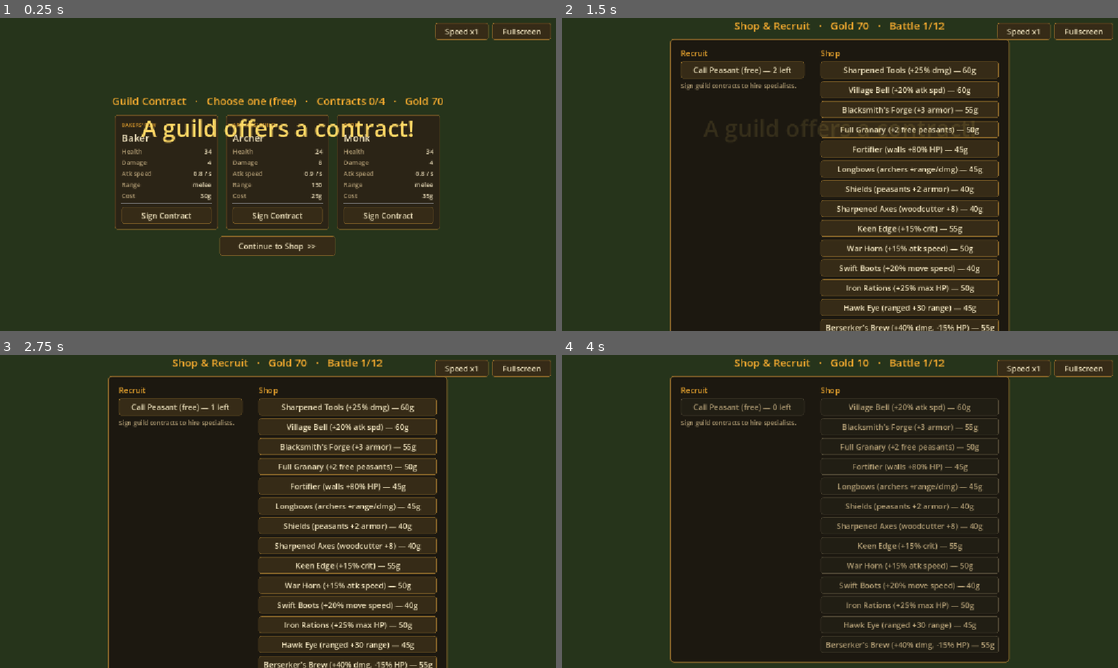
Above: before the commit, frames 1-4 (two rows, left to right).
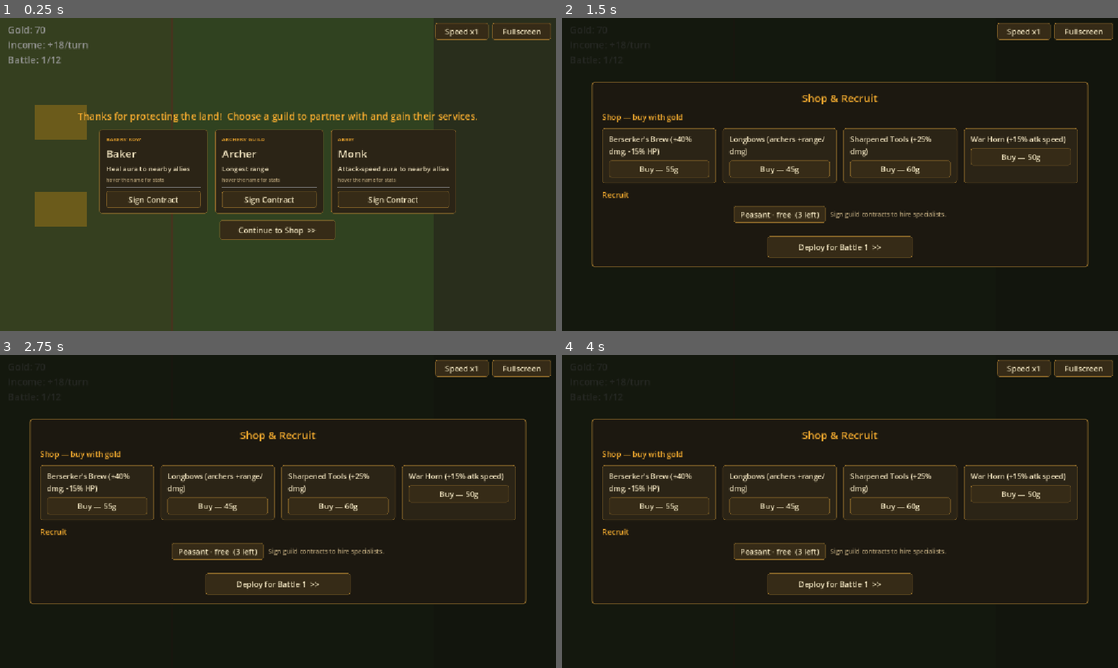
Above: after the commit, the same moments.

Repository: Jazzboy2567/protect-your-plot
Game: Godot game, scene res://Main.tscn
Same seed, same stepped clock (60 frames per second), same inputs: the game is played once before the commit and once after it.
Inputs (mouse positions are in pixels of both pictures, inside the frame that each line leads up to):
- Up to frame 1 (0.25 s): no input
- Up to frame 2 (1.5 s): click "Continue to Shop >>" at 0.5 s; click (739, 71) at 1.25 s, where only the run before the commit has a clickable "Call Peasant (free) — 3 left"
- Up to frame 3 (2.75 s): click (177, 408) at 2 s, where only the run before the commit has a clickable "Call Peasant (free) — 2 left"
- Up to frame 4 (4 s): click (739, 408) at 2.75 s, where only the run before the commit has a clickable "Call Peasant (free) — 1 left"; click (912, 408) at 3.5 s, where only the run before the commit has a clickable "Sharpened Tools (+25% dmg) — …"

The runs differ from the first frame. In frame 1, 13% of the frame differs, in the area x 1-86%, y 0-100%; in frame 2, 64%, in the area x 0-100%, y 0-100%; in frame 3, 64%; in frame 4, 50%.

Commit message:
Refine guild cards + fix Shop modal (reachable Deploy, relic cards)
Guild page:
- Permanent flavor header ("Thanks for protecting the land! ...") instead
  of the quick banner; gold now shown in the top-left HUD (removed from
  header); field stays faintly visible behind a lighter backdrop
- Cards simplified to guild + unit name + specialty; hover the unit name
  for its full stats (tooltip)

Shop + Recruit:
- FIX: relics were a 13-tall list that pushed Deploy off-screen. Now the
  merchant offers a few relic CARDS (shop_offer), with Recruit below and
  a always-visible Deploy — solid dark overlay
- Whole thing sits in one centered styled panel

Validated headless (no errors).

Co-Authored-By: Claude Opus 4.8 <noreply@anthropic.com>

Diff:
--- a/scripts/Main.gd
+++ b/scripts/Main.gd
@@ -20,6 +20,12 @@
 	"archer": "Archers' Guild", "woodcutter": "Woodsmen", "hunter": "Hunters' Lodge",
 	"herbalist": "Apothecary", "fisherman": "Wharf", "torchbearer": "Wharf",
 	"baker": "Bakers' Row", "monk": "Abbey",
+}
+const SPECIALTY := {
+	"archer": "Longest range", "woodcutter": "Pierces armor",
+	"hunter": "Double damage vs beasts", "herbalist": "Heals your units",
+	"fisherman": "Slows enemies on hit", "torchbearer": "Burns enemies on hit",
+	"baker": "Heal aura to nearby allies", "monk": "Attack-speed aura to nearby allies",
 }
 
 # ---- Key palette: black/dark ground, gold-orange accent, cream text ----
@@ -73,6 +79,7 @@
 var relics: Array = []
 var contracts: Array = []      # specialist ids you've signed (max 4); only these are hireable
 var guild_offer: Array = []    # the specialist contracts on offer this interlude
+var shop_offer: Array = []     # the (few) relics on sale this interlude
 var peasant_recruits: int = RECRUIT_CAP
 var specialist_recruits: int = RECRUIT_CAP
 var dead_this_battle: Array = []
@@ -173,9 +180,18 @@
 		peasant_recruits = RECRUIT_CAP
 		specialist_recruits = RECRUIT_CAP
 		guild_offer = _make_guild_offer()
+		shop_offer = _make_shop_offer()
 		open_guild()
 	else:
 		open_predeploy()
+
+func _make_shop_offer() -> Array:
+	var pool: Array = []
+	for id in RELIC_DEFS:
+		if not (id in relics):
+			pool.append(id)
+	pool.shuffle()
+	return pool.slice(0, mini(4, pool.size()))
 
 func is_interlude() -> bool:
 	return (battle_num - 1) % 4 == 0   # battles 1, 5, 9
@@ -191,7 +207,6 @@
 func open_guild() -> void:
 	phase = Phase.GUILD
 	_build_guild_ui()
-	flash_banner("A guild offers a contract!", Color(1, 0.85, 0.4))
 	_update_top()
 
 func open_shop() -> void:
@@ -290,6 +305,7 @@
 	relics = []
 	contracts = []
 	guild_offer = []
+	shop_offer = []
 	peasant_recruits = RECRUIT_CAP
 	specialist_recruits = RECRUIT_CAP
 	dead_this_battle = []
@@ -662,9 +678,9 @@
 # ---------------------------------------------------------------- UI
 
 # A dark full-screen backdrop behind a modal (blocks the field, hides bleed-through).
-func _add_backdrop() -> void:
+func _add_backdrop(alpha: float = 0.62) -> void:
 	var bg := ColorRect.new()
-	bg.color = Color(0.06, 0.07, 0.05, 0.62)
+	bg.color = Color(0.05, 0.06, 0.04, alpha)
 	bg.set_anchors_preset(Control.PRESET_FULL_RECT)
 	panel.add_child(bg)
 
@@ -752,11 +768,12 @@
 
 func _guild_card(id: String) -> Control:
 	var d: Dictionary = GameData.UNITS[id]
+	var rng := float(d.get("range", 6))
 	var pc := PanelContainer.new()
 	pc.add_theme_stylebox_override("panel", _card_style())
-	pc.custom_minimum_size = Vector2(214, 0)
+	pc.custom_minimum_size = Vector2(224, 0)
 	var v := VBoxContainer.new()
-	v.add_theme_constant_override("separation", 5)
+	v.add_theme_constant_override("separation", 6)
 	pc.add_child(v)
 	var gl := Label.new()
 	gl.text = str(GUILD_NAMES.get(id, "Guild")).to_upper()
@@ -766,16 +783,23 @@
 	var nm := Label.new()
 	nm.text = d["name"]
 	nm.add_theme_color_override("font_color", COL_INK)
-	nm.add_theme_font_size_override("font_size", 20)
+	nm.add_theme_font_size_override("font_size", 22)
+	nm.mouse_filter = Control.MOUSE_FILTER_STOP   # so the tooltip shows on hover
+	nm.tooltip_text = "Health: %d\nDamage: %d\nAtk speed: %.1f / s\nRange: %s\nCost: %dg" % [
+		int(d["hp"]), int(d["damage"]), 1.0 / float(d.get("cooldown", 1.0)),
+		"melee" if rng <= 12.0 else str(int(rng)), int(d["cost"])]
 	v.add_child(nm)
-	var rng := float(d.get("range", 6))
-	v.add_child(_stat_row("Health", str(int(d["hp"]))))
-	v.add_child(_stat_row("Damage", str(int(d["damage"]))))
-	v.add_child(_stat_row("Atk speed", "%.1f / s" % (1.0 / float(d.get("cooldown", 1.0)))))
-	v.add_child(_stat_row("Range", "melee" if rng <= 12.0 else str(int(rng))))
-	v.add_child(_stat_row("Cost", "%dg" % int(d["cost"])))
-	var sep := HSeparator.new()
-	v.add_child(sep)
+	var sp := Label.new()
+	sp.text = str(SPECIALTY.get(id, ""))
+	sp.add_theme_color_override("font_color", COL_INK)
+	sp.add_theme_font_size_override("font_size", 14)
+	v.add_child(sp)
+	var hint := Label.new()
+	hint.text = "hover the name for stats"
+	hint.add_theme_color_override("font_color", COL_SOFT)
+	hint.add_theme_font_size_override("font_size", 10)
+	v.add_child(hint)
+	v.add_child(HSeparator.new())
 	var btn := Button.new()
 	btn.text = "Sign Contract"
 	btn.pressed.connect(func(): _sign_contract(id))
@@ -783,11 +807,33 @@
 	v.add_child(btn)
 	return pc
 
+func _relic_card(id: String) -> Control:
+	var d: Dictionary = RELIC_DEFS[id]
+	var cost: int = int(d["cost"])
+	var pc := PanelContainer.new()
+	pc.add_theme_stylebox_override("panel", _card_style())
+	pc.custom_minimum_size = Vector2(236, 0)
+	var v := VBoxContainer.new()
+	v.add_theme_constant_override("separation", 8)
+	pc.add_child(v)
+	var nm := Label.new()
+	nm.text = d["name"]
+	nm.add_theme_color_override("font_color", COL_INK)
+	nm.add_theme_font_size_override("font_size", 15)
+	nm.autowrap_mode = TextServer.AUTOWRAP_WORD_SMART
+	nm.custom_minimum_size = Vector2(208, 0)
+	v.add_child(nm)
+	var btn := _menu_button("Buy — %dg" % cost, func(): _buy_relic(id))
+	btn.custom_minimum_size = Vector2(208, 30)
+	btn.disabled = gold < cost
+	v.add_child(btn)
+	return pc
+
 # The Guild page: a centered modal — sign one free contract to unlock a specialist.
 func _build_guild_ui() -> void:
 	_clear_panel()
-	top_label.visible = false
-	_add_backdrop()
+	top_label.visible = true
+	_add_backdrop(0.45)   # keep the field faintly visible behind the modal
 	var center := CenterContainer.new()
 	center.set_anchors_preset(Control.PRESET_FULL_RECT)
 	center.mouse_filter = Control.MOUSE_FILTER_IGNORE
@@ -797,8 +843,8 @@
 	center.add_child(col)
 
 	var head := Label.new()
-	head.text = "Guild Contract   ·   Choose one (free)   ·   Contracts %d/%d   ·   Gold %d" % [contracts.size(), MAX_CONTRACTS, gold]
-	head.add_theme_font_size_override("font_size", 22)
+	head.text = "Thanks for protecting the land!  Choose a guild to partner with and gain their services."
+	head.add_theme_font_size_override("font_size", 20)
 	head.add_theme_color_override("font_color", COL_GOLD)
 	head.horizontal_alignment = HORIZONTAL_ALIGNMENT_CENTER
 	head.size_flags_horizontal = Control.SIZE_SHRINK_CENTER
@@ -827,65 +873,71 @@
 # The Shop + Recruit page (interlude): a centered modal with two columns.
 func _build_shop_ui() -> void:
 	_clear_panel()
-	top_label.visible = false
-	_add_backdrop()
+	top_label.visible = true
+	_add_backdrop(0.9)   # solid overlay over the field
 	var center := CenterContainer.new()
 	center.set_anchors_preset(Control.PRESET_FULL_RECT)
 	center.mouse_filter = Control.MOUSE_FILTER_IGNORE
 	panel.add_child(center)
+	var pc := PanelContainer.new()
+	pc.add_theme_stylebox_override("panel", _panel_style())
+	center.add_child(pc)
 	var outer := VBoxContainer.new()
 	outer.add_theme_constant_override("separation", 12)
-	center.add_child(outer)
+	pc.add_child(outer)
 
 	var head := Label.new()
-	head.text = "Shop & Recruit   ·   Gold %d   ·   Battle %d/%d" % [gold, battle_num, MAX_BATTLES]
+	head.text = "Shop & Recruit"
 	head.add_theme_font_size_override("font_size", 22)
 	head.add_theme_color_override("font_color", COL_GOLD)
 	head.size_flags_horizontal = Control.SIZE_SHRINK_CENTER
 	outer.add_child(head)
 
-	var pc := PanelContainer.new()
-	pc.add_theme_stylebox_override("panel", _panel_style())
-	pc.size_flags_horizontal = Control.SIZE_SHRINK_CENTER
-	outer.add_child(pc)
-	var cols := HBoxContainer.new()
-	cols.add_theme_constant_override("separation", 34)
-	pc.add_child(cols)
-
-	var rc := VBoxContainer.new()
-	rc.add_theme_constant_override("separation", 6)
-	cols.add_child(rc)
-	rc.add_child(_section_label("Recruit"))
-	var pb := _menu_button("Call Peasant (free) — %d left" % peasant_recruits, func(): _buy("peasant"))
+	# --- Shop: a few relic cards ---
+	outer.add_child(_section_label("Shop — buy with gold"))
+	var srow := HBoxContainer.new()
+	srow.add_theme_constant_override("separation", 14)
+	srow.size_flags_horizontal = Control.SIZE_SHRINK_CENTER
+	outer.add_child(srow)
+	var offered := 0
+	for id in shop_offer:
+		if id in relics:
+			continue
+		srow.add_child(_relic_card(id))
+		offered += 1
+	if offered == 0:
+		var sold := Label.new()
+		sold.text = "The merchant is sold out."
+		sold.add_theme_color_override("font_color", COL_SOFT)
+		srow.add_child(sold)
+
+	# --- Recruit: peasant + contracted specialists ---
+	outer.add_child(_section_label("Recruit"))
+	var rrow := HBoxContainer.new()
+	rrow.add_theme_constant_override("separation", 10)
+	rrow.size_flags_horizontal = Control.SIZE_SHRINK_CENTER
+	outer.add_child(rrow)
+	var pb := _menu_button("Peasant · free  (%d left)" % peasant_recruits, func(): _buy("peasant"))
+	pb.custom_minimum_size = Vector2(190, 30)
 	pb.disabled = peasant_recruits <= 0
-	rc.add_child(pb)
+	rrow.add_child(pb)
 	if contracts.is_empty():
 		var hint := Label.new()
 		hint.text = "Sign guild contracts to hire specialists."
 		hint.add_theme_color_override("font_color", COL_SOFT)
 		hint.add_theme_font_size_override("font_size", 13)
-		rc.add_child(hint)
+		rrow.add_child(hint)
 	else:
 		for id in contracts:
 			var cost: int = GameData.UNITS[id]["cost"]
-			var b := _menu_button("%s — %dg  (%d left)" % [GameData.UNITS[id]["name"], cost, specialist_recruits], func(): _buy(id))
+			var b := _menu_button("%s · %dg  (%d)" % [GameData.UNITS[id]["name"], cost, specialist_recruits], func(): _buy(id))
+			b.custom_minimum_size = Vector2(190, 30)
 			b.disabled = specialist_recruits <= 0 or gold < cost
-			rc.add_child(b)
-
-	var sc := VBoxContainer.new()
-	sc.add_theme_constant_override("separation", 6)
-	cols.add_child(sc)
-	sc.add_child(_section_label("Shop"))
-	for id in RELIC_DEFS:
-		if id in relics:
-			continue
-		var d: Dictionary = RELIC_DEFS[id]
-		var b := _menu_button("%s — %dg" % [d["name"], int(d["cost"])], func(): _buy_relic(id))
-		b.disabled = gold < int(d["cost"])
-		sc.add_child(b)
-
+			rrow.add_child(b)
+
+	outer.add_child(HSeparator.new())
 	var dep := _menu_button("Deploy for Battle %d  >>" % battle_num, start_deploy)
-	dep.custom_minimum_size = Vector2(280, 42)
+	dep.custom_minimum_size = Vector2(300, 44)
 	dep.size_flags_horizontal = Control.SIZE_SHRINK_CENTER
 	outer.add_child(dep)
 
@@ -1136,10 +1188,6 @@
 
 func _draw() -> void:
 	draw_rect(Rect2(Vector2.ZERO, ARENA), Color(0.30, 0.42, 0.20))                       # field
-	# The battlefield (plot, crops, walls, grid) only shows during deploy & battle;
-	# the shop/guild screens draw their own modal over a plain ground.
-	if phase != Phase.DEPLOY and phase != Phase.BATTLE:
-		return
 	draw_rect(Rect2(Vector2.ZERO, Vector2(FENCE_X, ARENA.y)), Color(0.34, 0.40, 0.19))   # your tilled plot
 	draw_rect(Rect2(Vector2(900, 0), Vector2(252, ARENA.y)), Color(0.25, 0.28, 0.17))    # enemy approach
 
